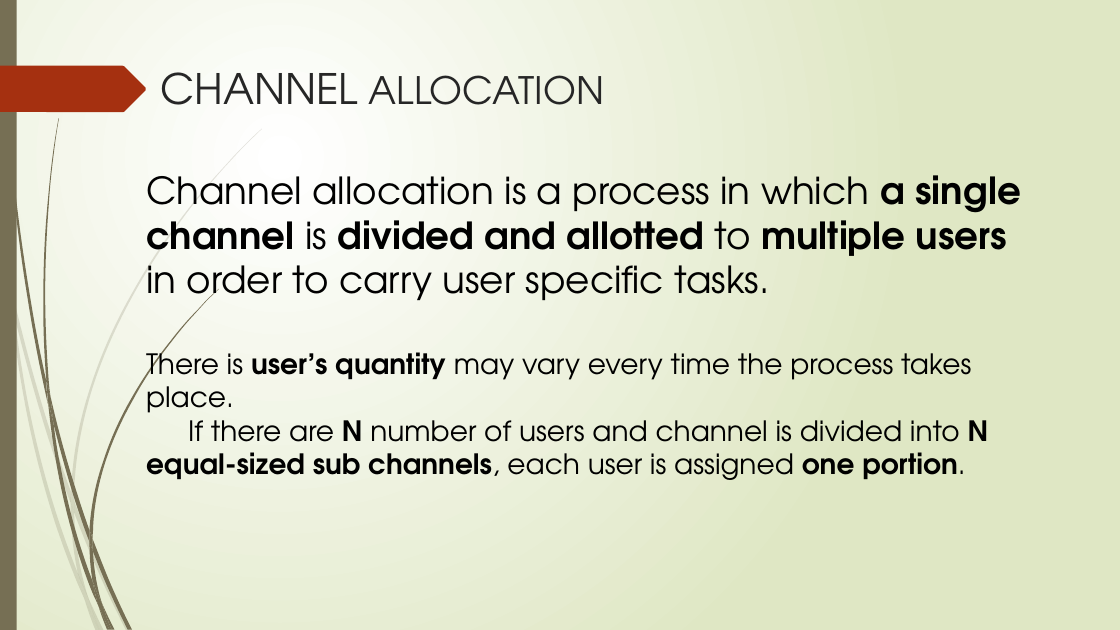
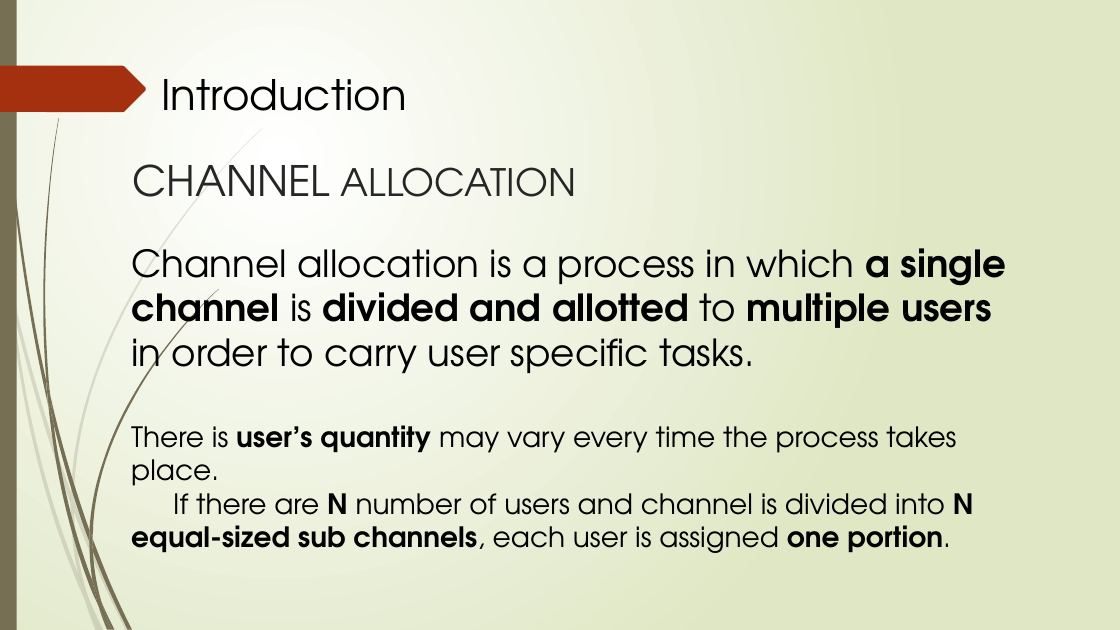
Before and after one commit to debopriyodjghosh/Channel-allocation-web-app, a slide deck: slide 3 of Docs/ppt.pptx. Drawn at 1120x630 pixels with LibreOffice and Linux fonts; fonts in the diff are those of the drawing. Boxes give left, top, right and bottom in pixels: in the first picture for what was removed or moved away, otherwise in the second. Text is boxed around its words. In the diff, an @@ line names an element or a change of style, - is before the commit and + after.

```diff
--- a/Docs/ppt.pptx
+++ b/Docs/ppt.pptx
@@ text added at bbox=[161, 79, 406, 111], 36 pt, text #000000 @@
+Introduction
@@ title "CHANNEL ALLOCATION": place and size @@
-title "CHANNEL ALLOCATION" at bbox=[160, 72, 604, 105]
+title "CHANNEL ALLOCATION" at bbox=[132, 164, 576, 197]
@@ text "Channel allocation is a process ...": place and size @@
-text "Channel allocation is a process ..." at bbox=[146, 175, 1022, 480]
+text "Channel allocation is a process ..." at bbox=[131, 248, 1007, 553]
```
Also in this commit, not shown: 6 other slides changed, 7 slides added, 2 other files.
